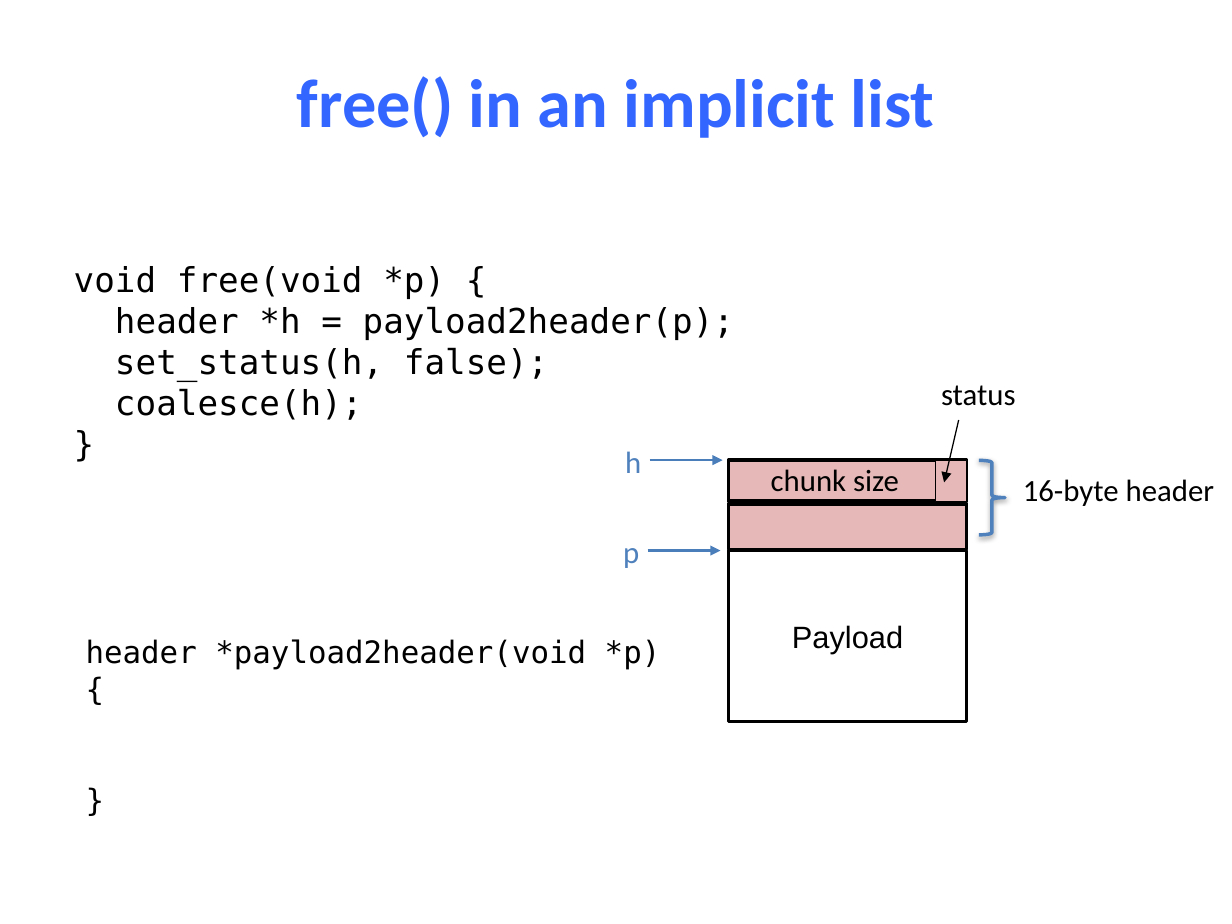
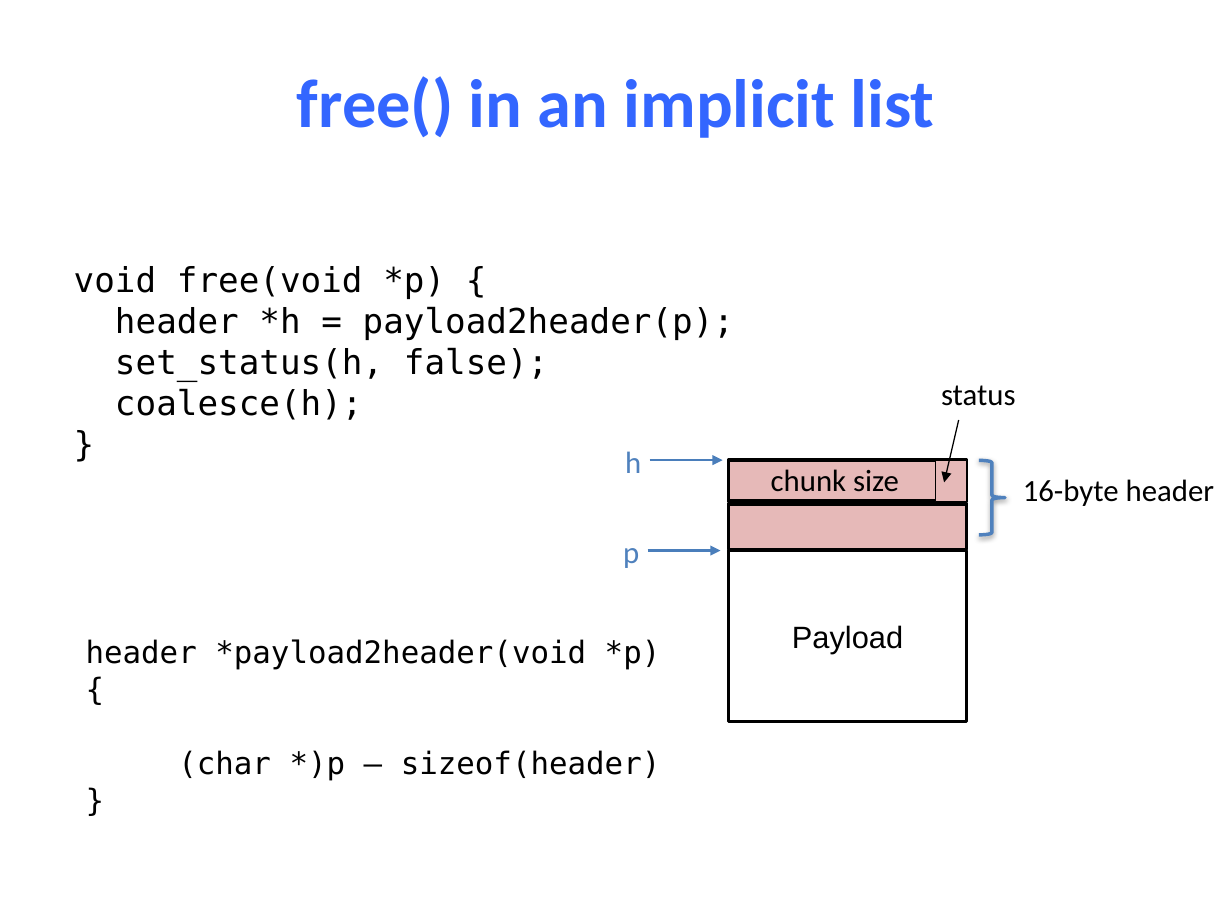
Before and after one commit to NYU-CSO/nyu-cso.github.io, a slide deck: slide 43 of notes/14-Dynamic_Allocator.pptx. Drawn at 1232x924 pixels with LibreOffice and Linux fonts; fonts in the diff are those of the drawing. Boxes give left, top, right and bottom in pixels: in the first picture for what was removed or moved away, otherwise in the second. Text is boxed around its words. In the diff, an @@ line names an element or a change of style, - is before the commit and + after.

```diff
--- a/notes/14-Dynamic_Allocator.pptx
+++ b/notes/14-Dynamic_Allocator.pptx
@@ text at (178, 750, 661, 781): paragraph added @@
+(char *)p – sizeof(header)
```
Also in this commit, not shown: 7 other slides changed, 1 other file.
